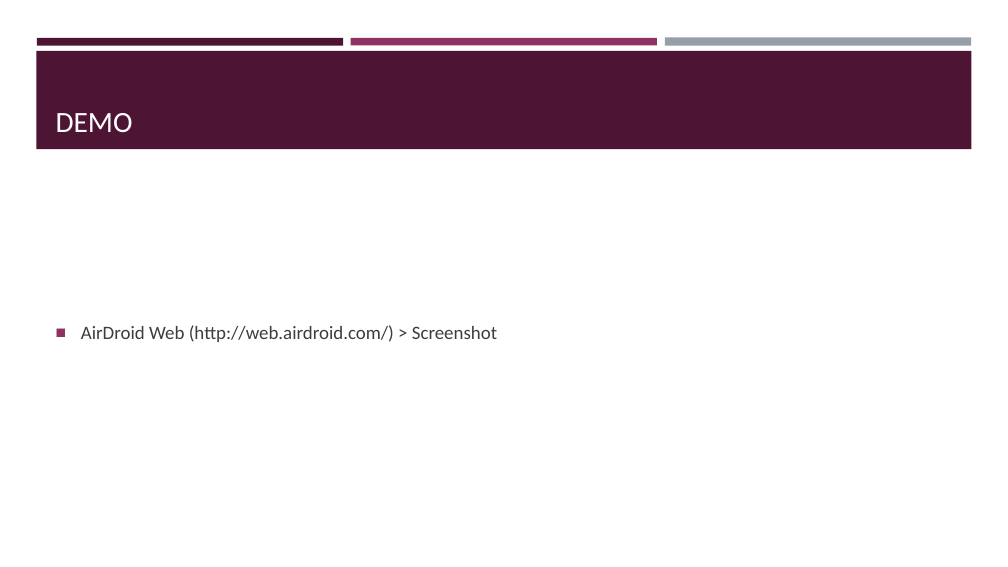
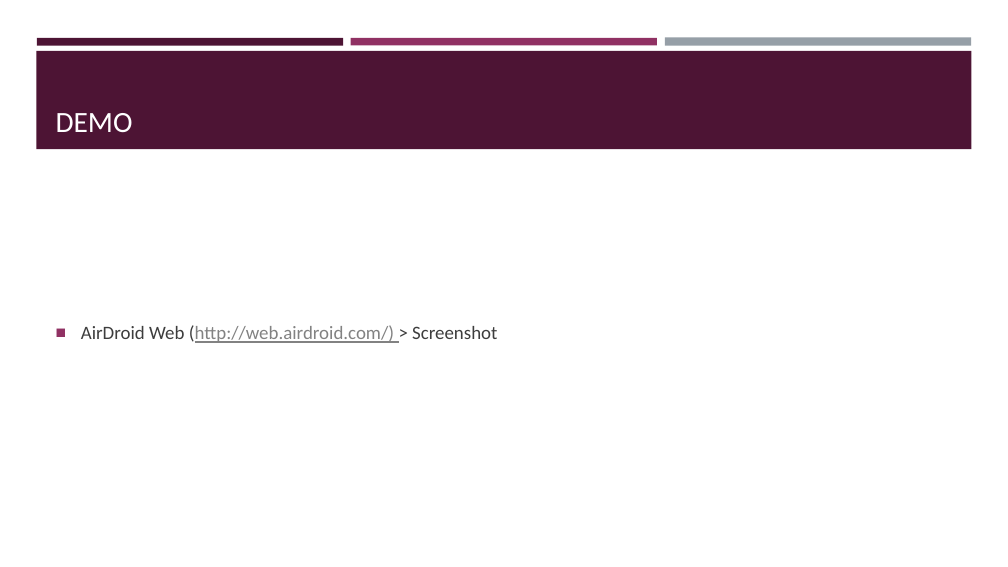
Before and after one commit to oliavd/bikeSpeedMonitor, a slide deck: slide 6 of ProjectMileStone2/MileStone2.pptx. Drawn at 1008x567 pixels with LibreOffice and Linux fonts; fonts in the diff are those of the drawing. Boxes give left, top, right and bottom in pixels: in the first picture for what was removed or moved away, otherwise in the second. Text is boxed around its words. In the diff, an @@ line names an element or a change of style, - is before the commit and + after.

```diff
--- a/ProjectMileStone2/MileStone2.pptx
+++ b/ProjectMileStone2/MileStone2.pptx
@@ text "AirDroid Web (http://web.airdroid.com/) > Screenshot" at <box>81,325,497,343</box>: text colour #3D3D3D to #828282, underline on in "(http://web.airdroid.com/)" @@
```
Also in this commit, not shown: 3 other slides changed, 2 slides added, 1 slide removed, 15 other files.
